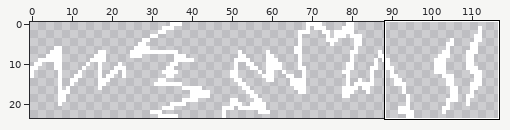
Sprite sheet: assets/particles.png. The picture above shows the old version from afar; the outline marks the close-up.
Close-up. Before:
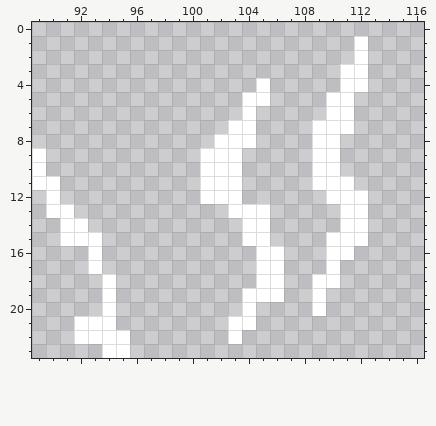
The file is 120x24 pixels. Shown: x 89..116, y 0..23. The wide view leaves out empty margins.
The same view after the edit:
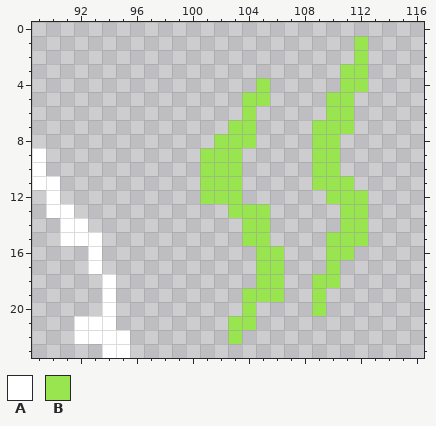
Palette (. is transparent): A #ffffff  B #99e550
Diff:
@@ x 99..114 @@
  0 ................
- 1 .............A..
- 2 .............A..
- 3 ............AA..
- 4 ......A.....AA..
- 5 .....AA....AA...
- 6 .....A.....AA...
- 7 ....AA....AAA...
- 8 ...AAA....AA....
- 9 ..AAA.....AA....
-10 ..AAA.....AA....
-11 ..AAA.....AAA...
-12 ..AAA......AAA..
-13 ....AAA.....AA..
-14 .....AA.....AA..
-15 .....AA....AAA..
-16 ......AA...AA...
-17 ......AA...A....
-18 ......AA..AA....
-19 .....AAA..A.....
-20 .....A....A.....
-21 ....AA..........
-22 ....A...........
+ 1 .............B..
+ 2 .............B..
+ 3 ............BB..
+ 4 ......B.....BB..
+ 5 .....BB....BB...
+ 6 .....B.....BB...
+ 7 ....BB....BBB...
+ 8 ...BBB....BB....
+ 9 ..BBB.....BB....
+10 ..BBB.....BB....
+11 ..BBB.....BBB...
+12 ..BBB......BBB..
+13 ....BBB.....BB..
+14 .....BB.....BB..
+15 .....BB....BBB..
+16 ......BB...BB...
+17 ......BB...B....
+18 ......BB..BB....
+19 .....BBB..B.....
+20 .....B....B.....
+21 ....BB..........
+22 ....B...........
 23 ................
